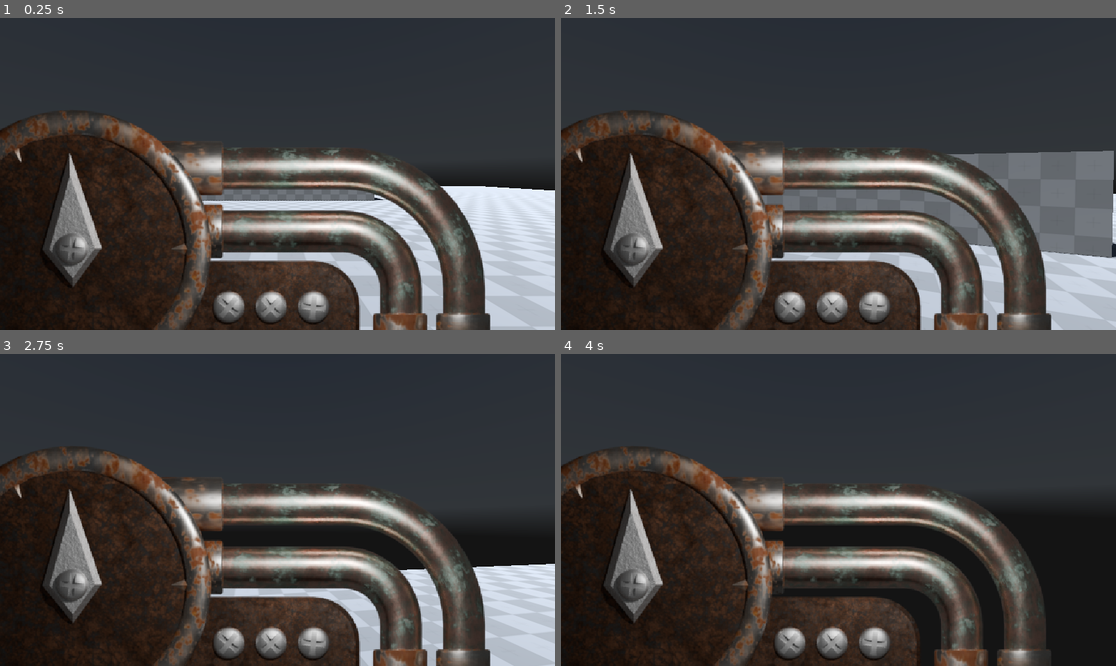
Above: before the commit, frames 1-4 (two rows, left to right).
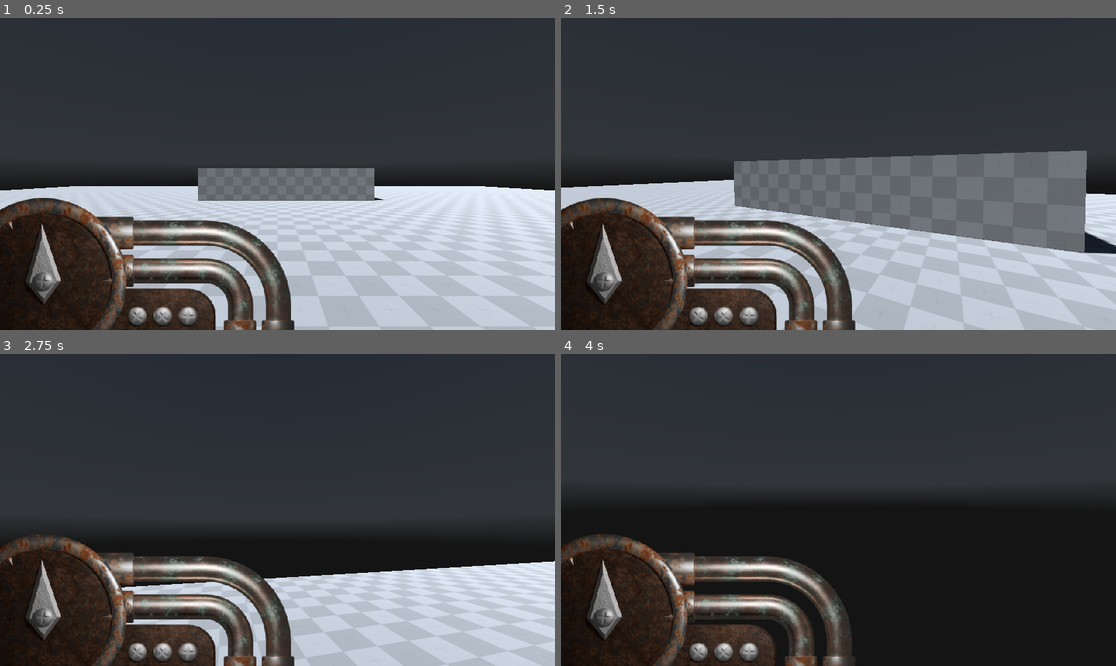
Above: after the commit, the same moments.

Repository: Omegaz102/ecovally
Game: Godot game, scene res://main.tscn
The game is run twice, just before and just after one commit, with the same random seed, the same clock (stepped at 60 frames per second) and the same inputs. A sky picture missing from this copy of the repository is replaced by a grey-blue gradient.
Inputs (mouse positions are in pixels of both pictures, inside the frame that each line leads up to):
- Up to frame 1 (0.25 s): no input
- Up to frame 2 (1.5 s): tap Enter at 0.5 s; move the mouse to (866, 174) at 0.52 s; hold W (forward) from 0.53 s (still down); tap Shift (run) at 0.6, 1.35 s; move the mouse to (810, 174) at 1.27 s
- Up to frame 3 (2.75 s): keep holding W (forward); move the mouse to (288, 503) at 2.02 s; tap Shift (run) at 2.1 s
- Up to frame 4 (4 s): keep holding W (forward); move the mouse to (832, 516) at 2.77 s; tap Shift (run) at 2.85, 3.6 s; tap Space at 3.5 s; move the mouse to (877, 513) at 3.52 s

The runs differ from the first frame. In frame 1, 36% of the frame differs, in the area x 0-89%, y 29-100%; in frame 2, 38%, in the area x 0-100%, y 29-100%; in frame 3, 36%; in frame 4, 32%.

Commit message:
add fullscreen and quit button
esc to quit
also set default res. to 1920x1080

Diff:
--- a/Player/Player.tscn
+++ b/Player/Player.tscn
@@ -254,25 +254,25 @@
 "speed": 5.0
 }]
 
-[node name="CharacterBody3D" type="CharacterBody3D"]
+[node name="CharacterBody3D" type="CharacterBody3D" unique_id=1504471152]
 script = ExtResource("1_xhfnw")
 
-[node name="MeshInstance3D" type="MeshInstance3D" parent="."]
+[node name="MeshInstance3D" type="MeshInstance3D" parent="." unique_id=1043593158]
 transform = Transform3D(1, 0, 0, 0, 1, 0, 0, 0, 1, 0, 1, 0)
 mesh = SubResource("CapsuleMesh_kpjcp")
 
-[node name="CollisionShape3D" type="CollisionShape3D" parent="."]
+[node name="CollisionShape3D" type="CollisionShape3D" parent="." unique_id=2039490622]
 transform = Transform3D(1, 0, 0, 0, 1, 0, 0, 0, 1, 0, 1, 0)
 shape = SubResource("CapsuleShape3D_kne1u")
 
-[node name="Node3D" type="Node3D" parent="."]
+[node name="Node3D" type="Node3D" parent="." unique_id=839030807]
 transform = Transform3D(1, 0, 0, 0, 1, 0, 0, 0, 1, 0, 1, 0)
 
-[node name="Camera3D" type="Camera3D" parent="Node3D"]
+[node name="Camera3D" type="Camera3D" parent="Node3D" unique_id=620802720]
 unique_name_in_owner = true
 transform = Transform3D(1, 0, 0, 0, 1, 0, 0, 0, 1, 0, 0.5, 0)
 
-[node name="Control" type="Control" parent="."]
+[node name="Control" type="Control" parent="." unique_id=1054401221]
 layout_mode = 3
 anchors_preset = 2
 anchor_top = 1.0
@@ -281,7 +281,7 @@
 offset_right = 40.0
 grow_vertical = 0
 
-[node name="StaminaMeater" type="AnimatedSprite2D" parent="Control"]
+[node name="StaminaMeater" type="AnimatedSprite2D" parent="Control" unique_id=2120771723]
 unique_name_in_owner = true
 texture_filter = 1
 position = Vector2(0, 40)
--- /dev/null
+++ b/main.gd
@@ -0,0 +1,5 @@
+extends Node
+
+func _unhandled_input(event: InputEvent) -> void:
+	if Input.is_action_just_pressed("ui_cancel"):
+		get_tree().quit()
--- a/main.tscn
+++ b/main.tscn
@@ -1,10 +1,12 @@
-[gd_scene load_steps=3 format=3 uid="uid://6asnyce3ryb0"]
+[gd_scene format=3 uid="uid://6asnyce3ryb0"]
 
 [ext_resource type="PackedScene" uid="uid://cg3rp2w8r4feb" path="res://Player/Player.tscn" id="1_0xm2m"]
+[ext_resource type="Script" uid="uid://78cf7qf3svu" path="res://main.gd" id="1_h2yge"]
 [ext_resource type="PackedScene" uid="uid://bfi5ufeqgerrt" path="res://test_world.tscn" id="2_h2yge"]
 
-[node name="Main" type="Node"]
+[node name="Main" type="Node" unique_id=1017395401]
+script = ExtResource("1_h2yge")
 
-[node name="CharacterBody3D" parent="." instance=ExtResource("1_0xm2m")]
+[node name="CharacterBody3D" parent="." unique_id=593616615 instance=ExtResource("1_0xm2m")]
 
-[node name="Test world" parent="." instance=ExtResource("2_h2yge")]
+[node name="Test world" parent="." unique_id=733112053 instance=ExtResource("2_h2yge")]
--- a/project.godot
+++ b/project.godot
@@ -8,12 +8,22 @@
 
 config_version=5
 
+[animation]
+
+compatibility/default_parent_skeleton_in_mesh_instance_3d=true
+
 [application]
 
 config/name="Ecovally"
 run/main_scene="uid://6asnyce3ryb0"
-config/features=PackedStringArray("4.5", "Forward Plus")
+config/features=PackedStringArray("4.6", "Forward Plus")
 config/icon="res://icon.svg"
+
+[display]
+
+window/size/viewport_width=1920
+window/size/viewport_height=1080
+window/size/mode=3
 
 [input]
 
@@ -42,3 +52,8 @@
 "events": [Object(InputEventKey,"resource_local_to_scene":false,"resource_name":"","device":-1,"window_id":0,"alt_press …(195 unchanged characters)…
 ]
 }
+fullscreen={
+"deadzone": 0.2,
+"events": [Object(InputEventKey,"resource_local_to_scene":false,"resource_name":"","device":-1,"window_id":0,"alt_pressed":false,"shift_pressed":false,"ctrl_pressed":false,"meta_pressed":false,"pressed":false,"keycode":0,"physical_keycode":4194342,"key_label":0,"unicode":0,"location":0,"echo":false,"script":null)
+]
+}
Not shown, added: Blender/Materials/Metal047B_1K-JPG/Metal047B.png.import
Not shown, added: Blender/Materials/Metal047B_1K-JPG/Metal047B_1K-JPG.blend.import
Not shown, added: Blender/Materials/Metal047B_1K-JPG/Metal047B_1K-JPG_Color.jpg.import
Not shown, added: Blender/Materials/Metal047B_1K-JPG/Metal047B_1K-JPG_Displacement.jpg.import
Not shown, added: Blender/Materials/Metal047B_1K-JPG/Metal047B_1K-JPG_Metalness.jpg.import
Not shown, added: Blender/Materials/Metal047B_1K-JPG/Metal047B_1K-JPG_NormalDX.jpg.import
Not shown, added: Blender/Materials/Metal047B_1K-JPG/Metal047B_1K-JPG_NormalGL.jpg.import
Not shown, added: Blender/Materials/Metal047B_1K-JPG/Metal047B_1K-JPG_Roughness.jpg.import
Not shown, added: Blender/Materials/Metal054B_1K-JPG/Metal054B.png.import
Not shown, added: Blender/Materials/Metal054B_1K-JPG/Metal054B_1K-JPG.blend.import
Not shown, added: Blender/Materials/Metal054B_1K-JPG/Metal054B_1K-JPG_Color.jpg.import
Not shown, added: Blender/Materials/Metal054B_1K-JPG/Metal054B_1K-JPG_Displacement.jpg.import
(and 83 more such lines)
